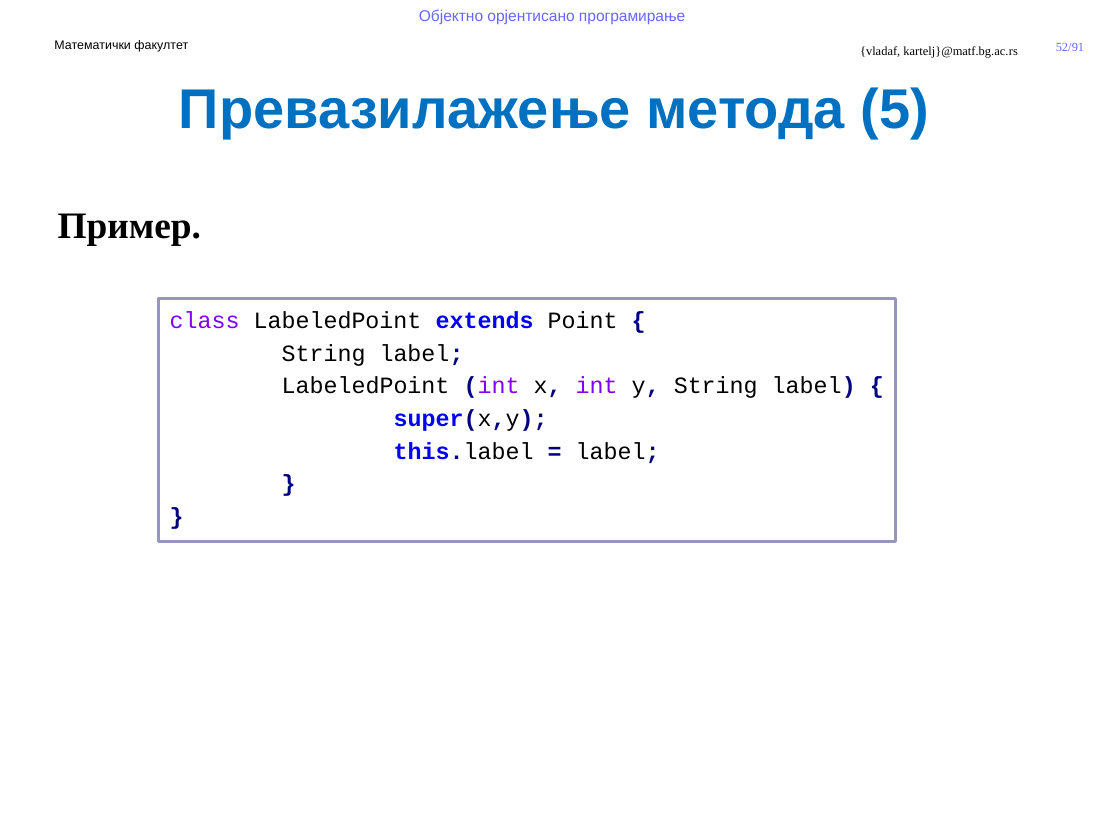
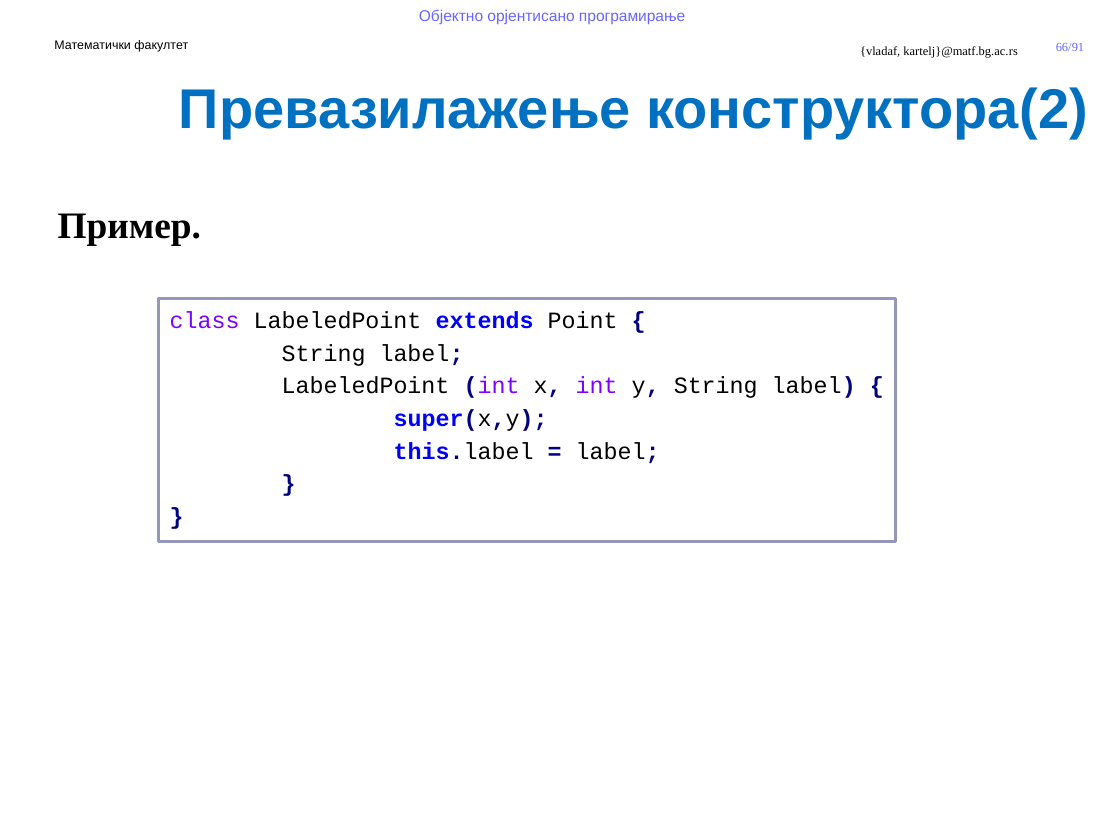
Before and after one commit to MatfOOP-I/info, a slide deck: slide 66 of predavanja/prezentacije/OOP09-Klase u Javi.pptx (slide 52 before the commit). Drawn at 1120x840 pixels with LibreOffice and Linux fonts; fonts in the diff are those of the drawing; background and template pictures are left out. Boxes give left, top, right and bottom in pixels: in the first picture for what was removed or moved away, otherwise in the second. Text is boxed around its words. In the diff, an @@ line names an element or a change of style, - is before the commit and + after.

```diff
--- a/predavanja/prezentacije/OOP09-Klase u Javi.pptx
+++ b/predavanja/prezentacije/OOP09-Klase u Javi.pptx
@@ page number at (1056,43,1084,51): text changed @@
-52/91
+66/91
@@ text at (179,87,1087,138): text changed @@
-Превазилажење метода (5)
+Превазилажење конструктора(2)
```
Also in this commit, not shown: 3 other slides changed.
